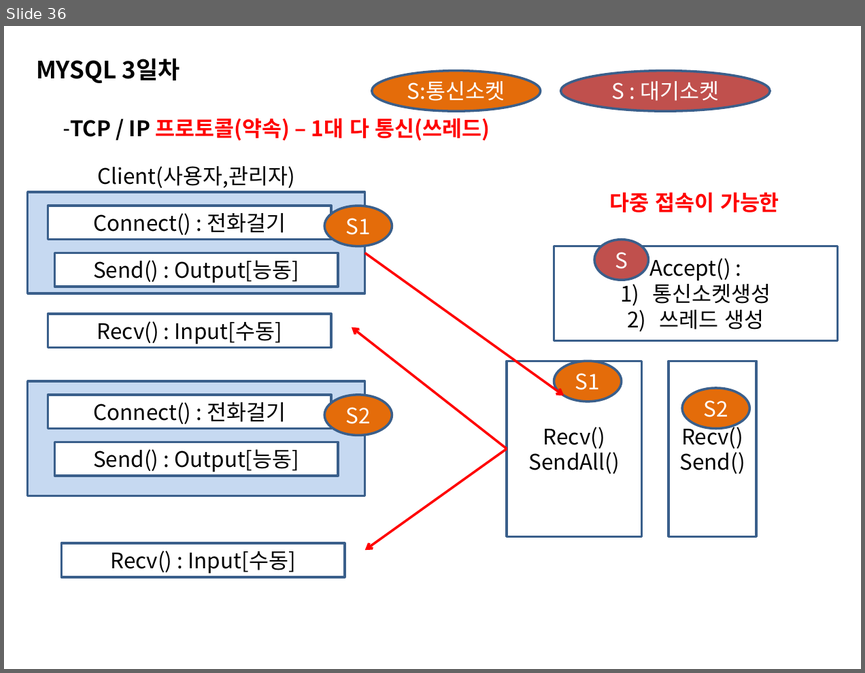
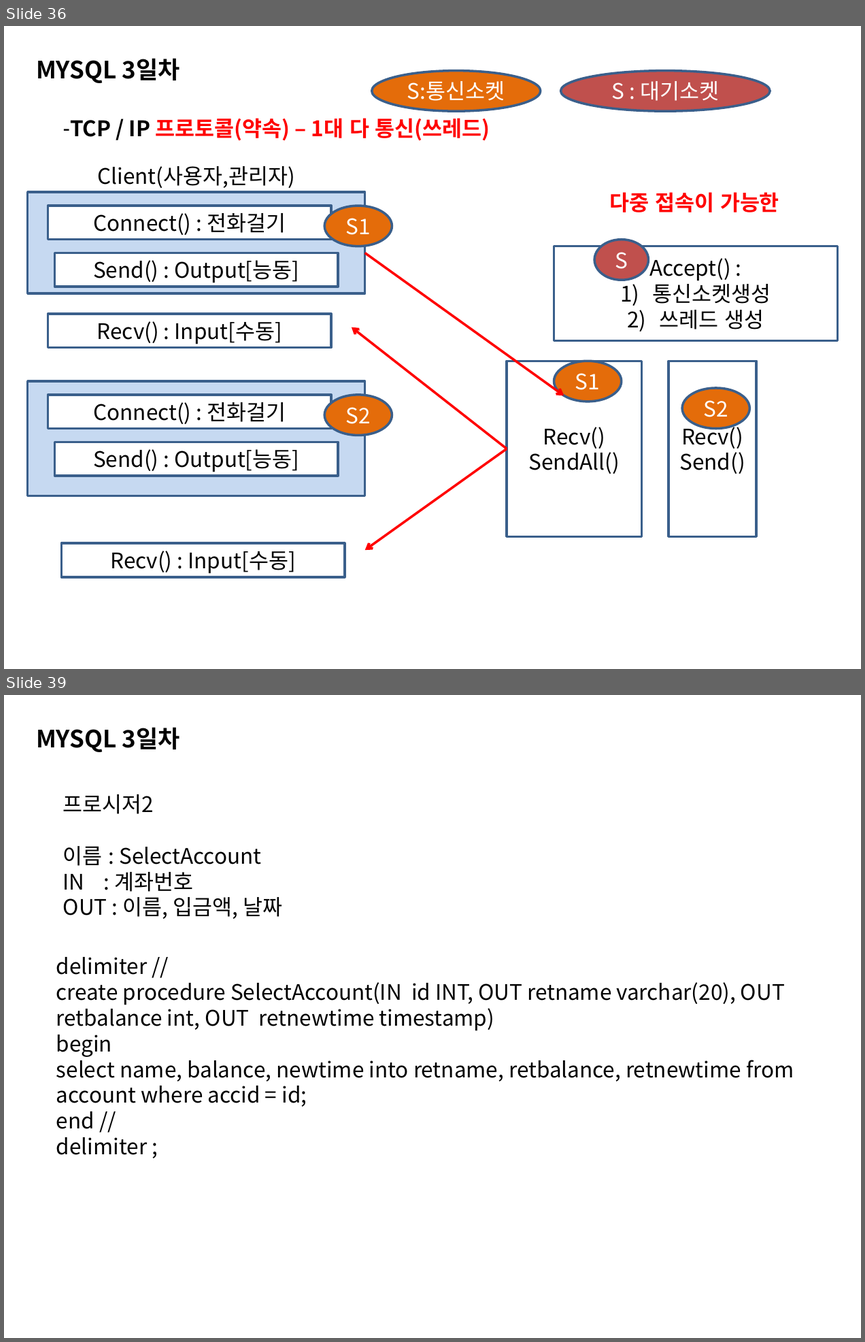
Before and after one commit to sing2song/TILDataBase, a slide deck: MYSQL.pptx. Shown one above the other, each under a label of ours: slide 36 before the commit, slides 36 and 39 after it; the slides between them are not shown. The pictures are 865x673 and 865x1342 pixels, drawn with LibreOffice and Linux fonts; fonts in the diff are those of the drawing. Boxes give left, top, right and bottom in pixels: in the first picture for what was removed or moved away, otherwise in the second. Text is boxed around its words. In the diff, an @@ line names an element or a change of style, - is before the commit and + after.

```diff
--- a/MYSQL.pptx
+++ b/MYSQL.pptx
@@ slide 39 added at box(4, 695, 861, 1338), background #FFFFFF @@
@@ text added at box(36, 727, 180, 752), 20 pt, text #000000, bold @@
+MYSQL 3일차
@@ text added at box(63, 794, 282, 919), 18 pt, text #000000 @@
+프로시저2
+이름 : SelectAccount
+IN : 계좌번호
+OUT : 이름, 입금액, 날짜
@@ text added at box(56, 957, 793, 1155), 18 pt, text #000000 @@
+delimiter //
+create procedure SelectAccount(IN id INT, OUT retname varchar(20), OUT retbalance int, OUT retnewtime timestamp)
+begin
+select name, balance, newtime into retname, retbalance, retnewtime from account where accid = id;
+end //
+delimiter ;
```
Also in this commit, not shown: 1 slide changed, 5 other slides added, 6 other files.
